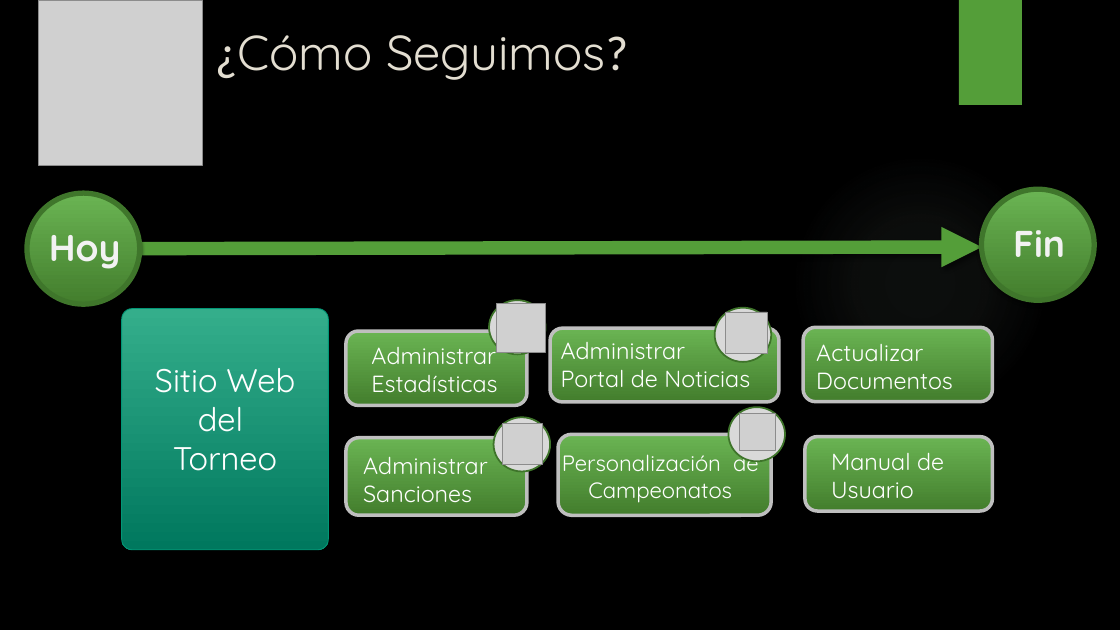
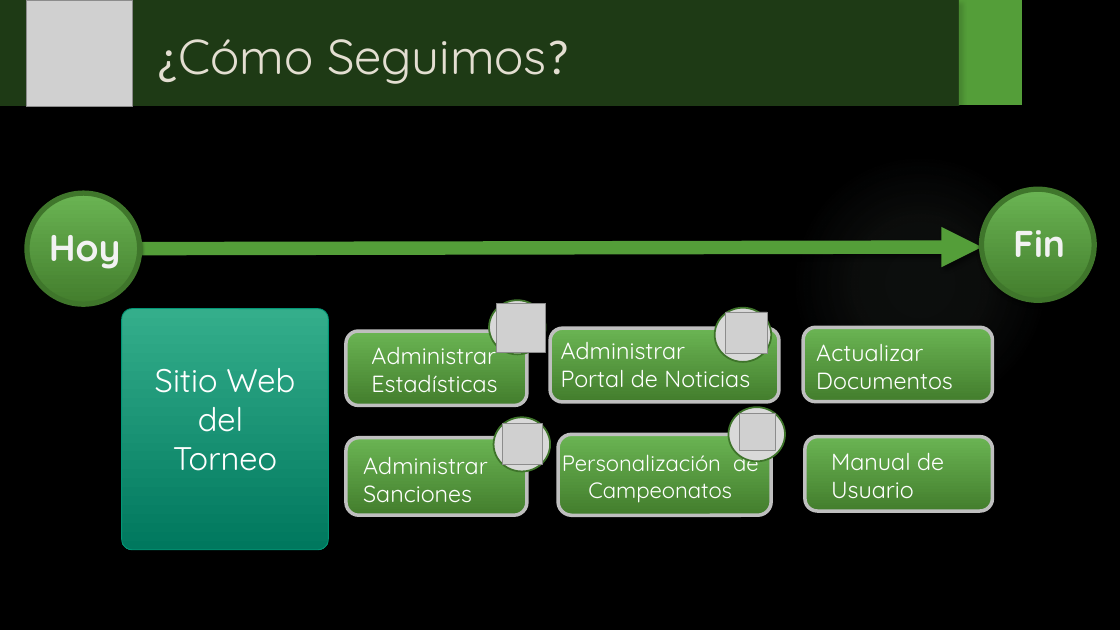
Before and after one commit to fallemand/quegolazo, a slide deck: slide 9 of Documentacion/Presentación Regularidad/Presentación Regularidad.pptx (slide 10 before the commit). Drawn at 1120x630 pixels with LibreOffice and Linux fonts; fonts in the diff are those of the drawing; grey boxes stand for pictures; background and template pictures are left out. Boxes give left, top, right and bottom in pixels: in the first picture for what was removed or moved away, otherwise in the second. Text is boxed around its words. In the diff, an @@ line names an element or a change of style, - is before the commit and + after.

```diff
--- a/Documentacion/Presentación Regularidad/Presentación Regularidad.pptx
+++ b/Documentacion/Presentación Regularidad/Presentación Regularidad.pptx
@@ rectangle added at <box>0,0,960,106</box>, fill #549E39 at 37% opacity @@
@@ picture: place and size @@
-picture at <box>39,0,202,166</box>
+picture at <box>27,0,133,107</box>
@@ text "¿Cómo Seguimos?": place and size @@
-text "¿Cómo Seguimos?" at <box>215,35,628,80</box>
+text "¿Cómo Seguimos?" at <box>156,39,569,84</box>
```
Also in this commit, not shown: 3 other slides changed, 1 slide removed.
